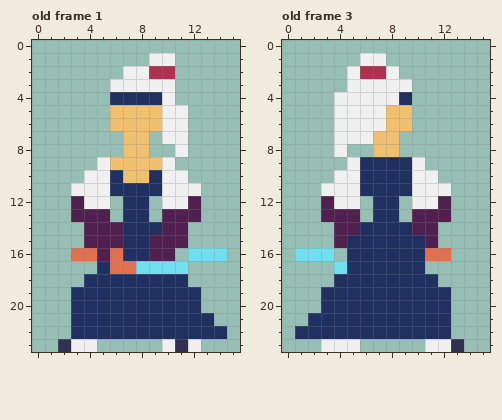
A pixel-art file gets an edit: art/samurai_16x24_animated.aseprite. Above is the file before it was changed.
16x24 pixels, 4 frames. Shown: old frame 1, old frame 3.
After:
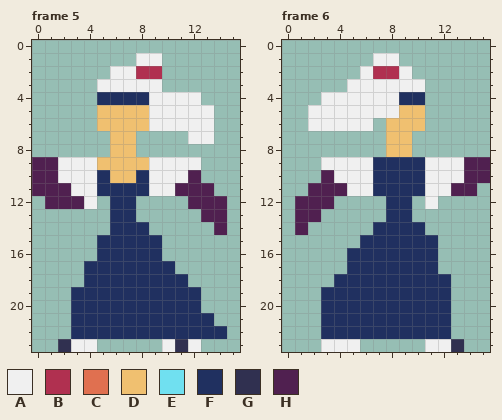
Palette (. is transparent): A #f0f0f0  B #b03050  C #e07050  D #f0c070  E #70e0f0  F #203060  G #303050  H #502050
A new or re-ordered frame is compared with the old frame closest to it.
The exact change:
frames 4 -> 6
Frame 5 is new; against old frame 1:
y 1: x 8 . -> A; x 10 A -> .
y 2: x 6 . -> A; x 8 A -> B; x 10 B -> .
y 3: x 5 . -> A; x 10 A -> .
y 4: x 5 . -> F; x 9 F -> A; x 11..12 .. -> AA
y 5..6: x 5 . -> D; x 9 D -> A; x 12..13 .. -> AA
y 7: x 6 . -> D; x 8 D -> .; x 10..13 AA.. -> ..AA
y 8: x 6 . -> D; x 8 D -> .; x 11 A -> .
y 9: x 0..5 .....A -> HHAAAD; x 9 D -> A; x 11..12 .. -> AA
y 10: x 0..3 .... -> HHAA; x 5..6 AF -> FD; x 8..9 DF -> FA; x 12 . -> H
y 11: x 0..2 ... -> HHH; x 5 A -> F; x 9 F -> A; x 11..13 AA. -> HHH
y 12: x 1..2 .. -> HH; x 5..6 A. -> .F; x 8 F -> .; x 10..11 AA -> ..; x 13..14 .. -> HH
y 13: x 3..6 HHH. -> ...F; x 8 F -> .; x 10..14 HHH.. -> ...HH
y 14: x 4..6 HHH -> ..F; x 9..11 FHH -> ...; x 14 . -> H
y 15: x 4..6 HHH -> .FF; x 9..11 HHH -> F..
y 16: x 3..6 CCHC -> ..FF; x 9..10 HH -> F.; x 12..14 EEE -> ...
y 17: x 4 . -> F; x 6..11 CCEEEE -> FFFFF.
Frame 6 is new; against old frame 3:
y 1: x 6 A -> .; x 8 . -> A
y 2: x 5..6 AB -> .A; x 8..9 A. -> BA
y 3: x 10 . -> A
y 4: x 3 . -> A; x 10 . -> F
y 5: x 2..3 .. -> AA; x 8 D -> A; x 10 . -> D
y 6: x 2..3 .. -> AA; x 7 A -> .; x 10 . -> D
y 7: x 4..7 AAAD -> ....; x 9 . -> D
y 8: x 4 A -> .; x 7 D -> .; x 9 . -> D
y 9: x 3..4 .. -> AA; x 6 F -> A; x 10..15 A..... -> FAAAHH
y 10: x 3 . -> H; x 6 F -> A; x 10 A -> F; x 12..15 .... -> AAHH
y 11: x 2..4 .AA -> HHH; x 6 F -> A; x 10 A -> F; x 13..14 .. -> HH
y 12: x 1..2 .. -> HH; x 4..5 AA -> ..; x 7 F -> .; x 9..10 .A -> F.; x 12 H -> .
y 13: x 1..5 ..HHH -> HH...; x 7 F -> .; x 9..12 .HHH -> F...
y 14: x 1 . -> H; x 4..6 HHF -> ...; x 10..11 HH -> F.
y 15: x 4..5 HF -> ..; x 11 H -> F
y 16: x 1..3 EEE -> ...; x 11..12 CC -> F.
y 17: x 4 E -> .; x 11 . -> F
y 18: x 12 . -> F
y 21: x 2 F -> .
y 22: x 1..2 FF -> ..
Boxes around the changes in both pictures, in picture pixels (x1, y1, x2, y2):
changed: (32, 53, 227, 274)
changed: (295, 53, 490, 287)
erased: (295, 313, 321, 339)
